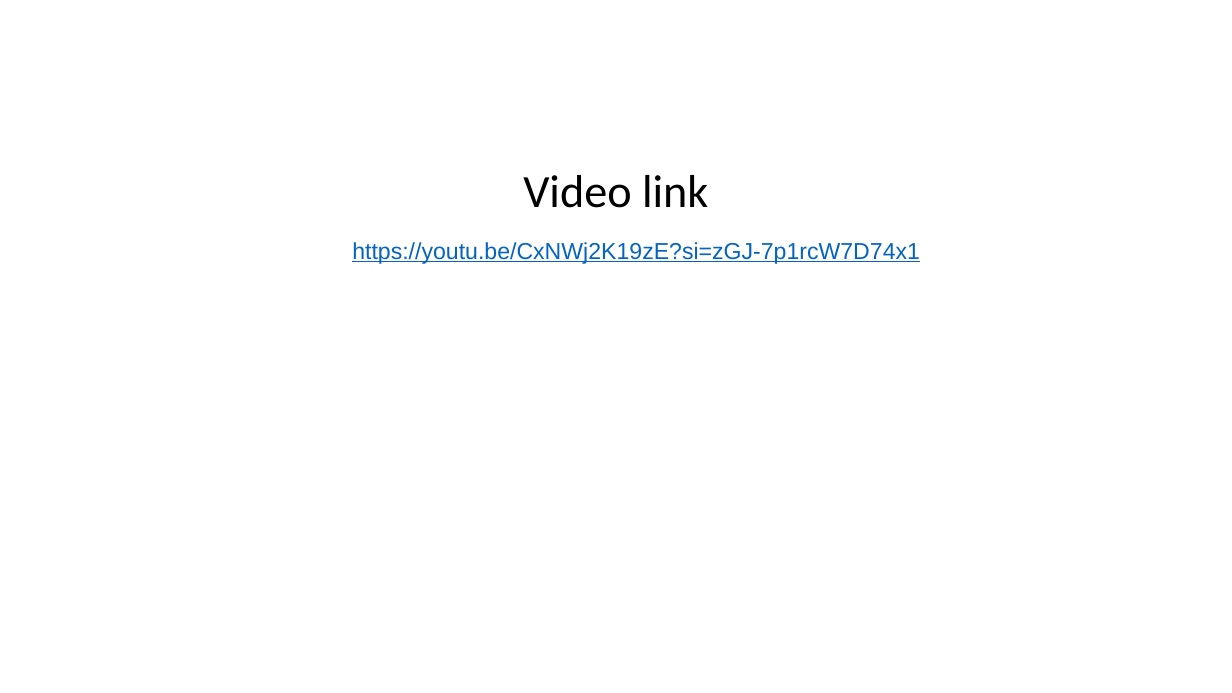
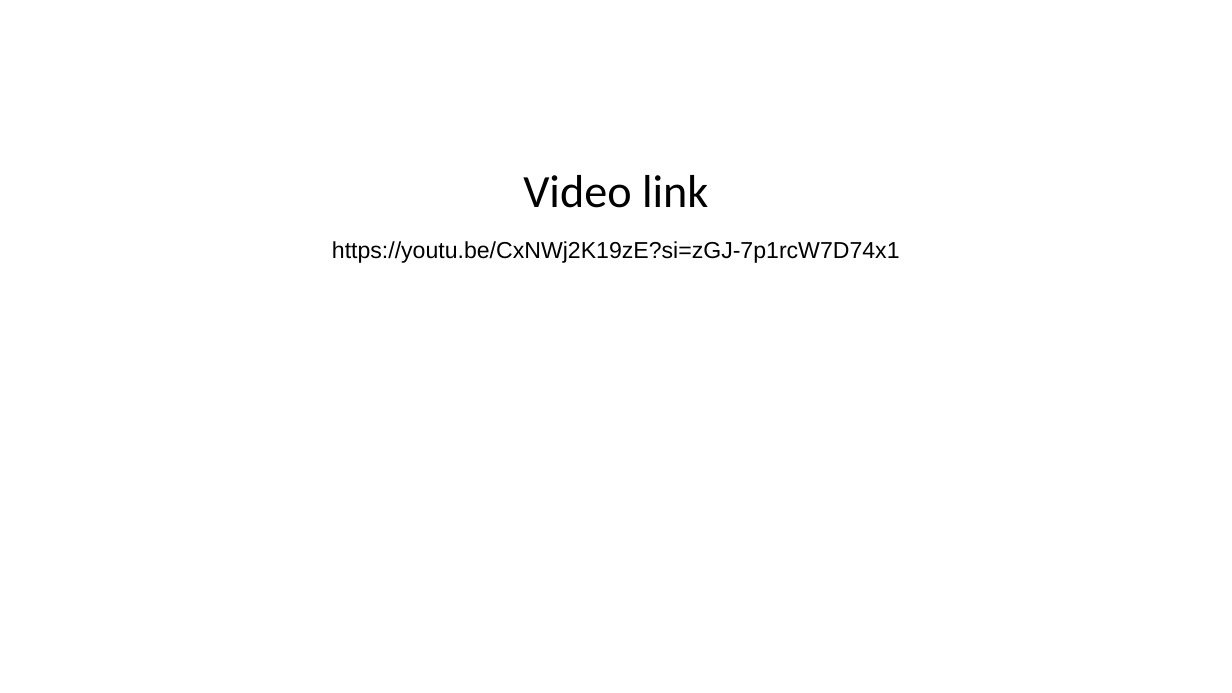
Before and after one commit to vidhibhanderi05/SS-module-1, a slide deck: slide 4 of ss module-1 assignment.pptx. Drawn at 1232x693 pixels with LibreOffice and Linux fonts; fonts in the diff are those of the drawing. Boxes give left, top, right and bottom in pixels: in the first picture for what was removed or moved away, otherwise in the second. Text is boxed around its words. In the diff, an @@ line names an element or a change of style, - is before the commit and + after.

```diff
--- a/ss module-1 assignment.pptx
+++ b/ss module-1 assignment.pptx
@@ subtitle "https://youtu.be/CxNWj2K19zE?si=zGJ-7p1rcW7D74x1": place and size @@
-subtitle "https://youtu.be/CxNWj2K19zE?si=zGJ-7p1rcW7D74x1" at bbox=[352, 242, 920, 264]
+subtitle "https://youtu.be/CxNWj2K19zE?si=zGJ-7p1rcW7D74x1" at bbox=[332, 241, 900, 263]
@@ subtitle "https://youtu.be/CxNWj2K19zE?si=zGJ-7p1rcW7D74x1" at bbox=[332, 241, 900, 263]: text colour #0563C1 to #000000, underline off @@
```
